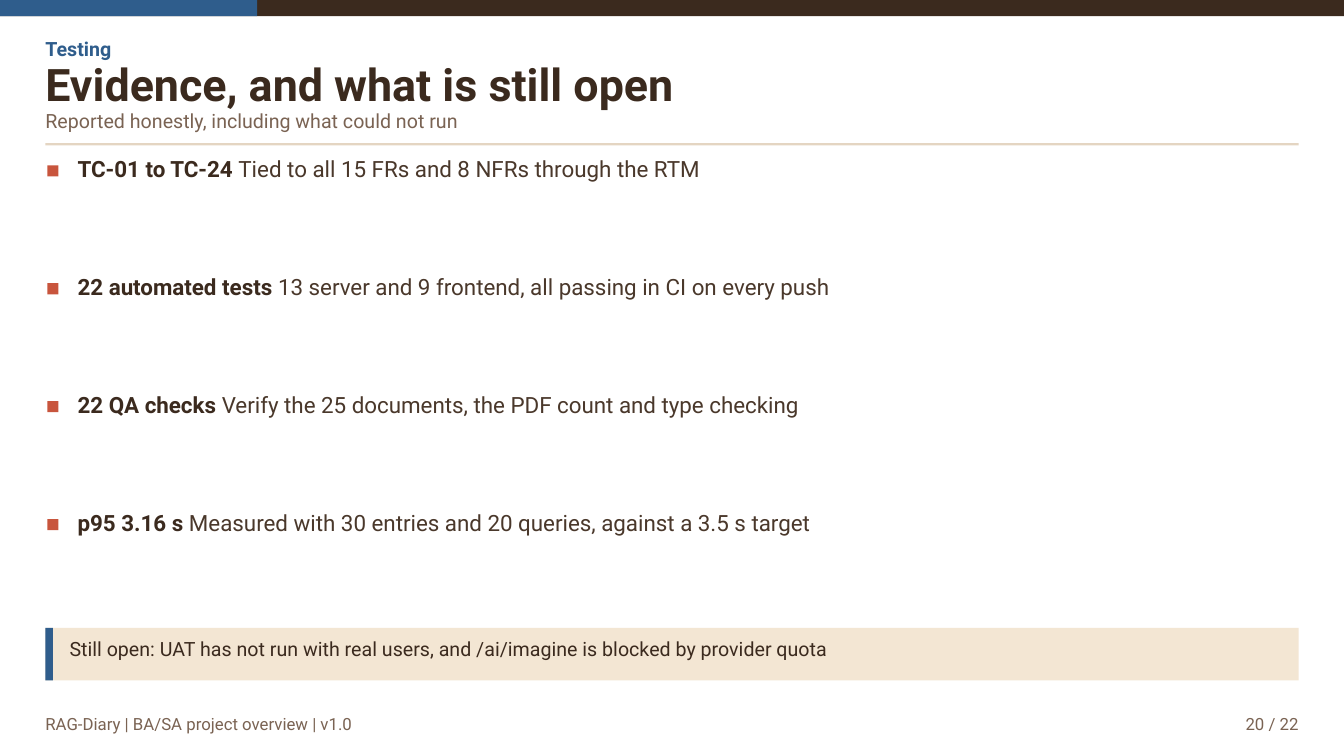
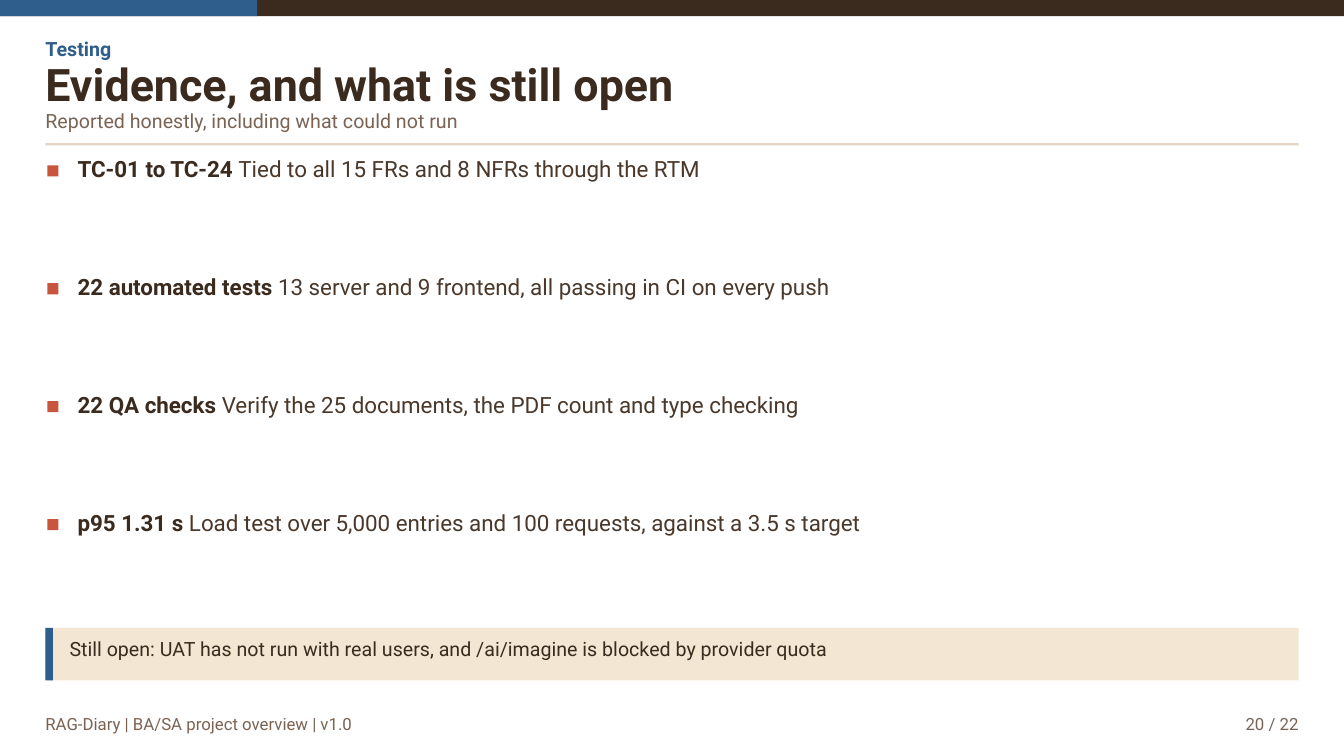
Before and after one commit to Zynin43839/oranut-blueprint, a slide deck: slide 20 of assets/media/deck-en.pptx. Drawn at 1344x756 pixels with LibreOffice and Linux fonts; fonts in the diff are those of the drawing. Boxes give left, top, right and bottom in pixels: in the first picture for what was removed or moved away, otherwise in the second. Text is boxed around its words. In the diff, an @@ line names an element or a change of style, - is before the commit and + after.

Commit message:
docs: record the load-test p95 (1.31 s over 5,000 entries)
The earlier figure came from 30 entries and 20 queries. The load test measured
100 requests over 5,000 entries, so the test plan and both decks now quote the
new number and the conditions behind it.

```diff
--- a/assets/media/deck-en.pptx
+++ b/assets/media/deck-en.pptx
@@ text at <box>78,514,859,536</box>: text changed @@
-p95 3.16 s Measured with 30 entries and 20 queries, against a 3.5 s target
+p95 1.31 s Load test over 5,000 entries and 100 requests, against a 3.5 s target
```
Also in this commit, not shown: 1 other slide changed, 7 other files.
